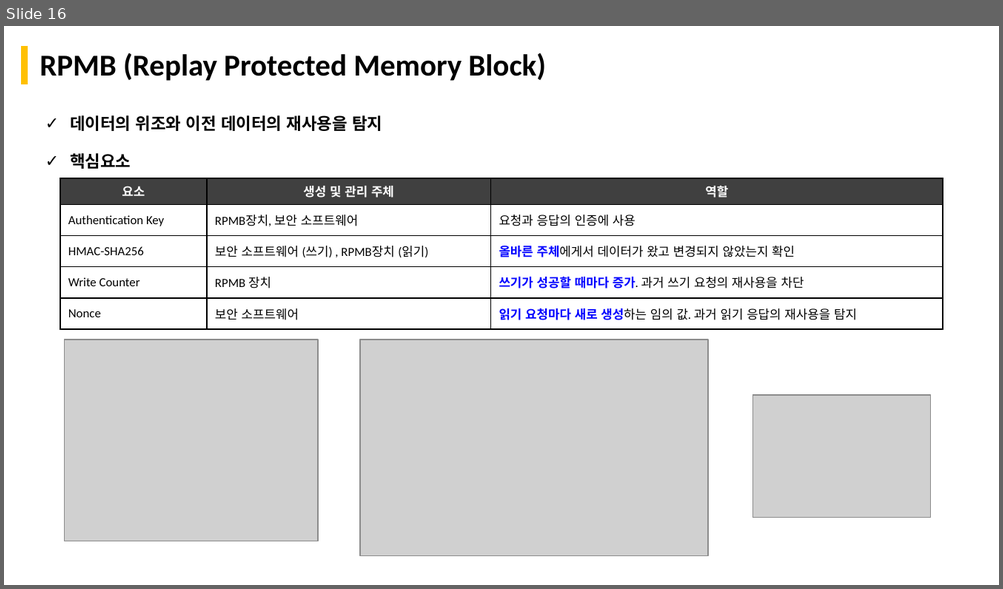
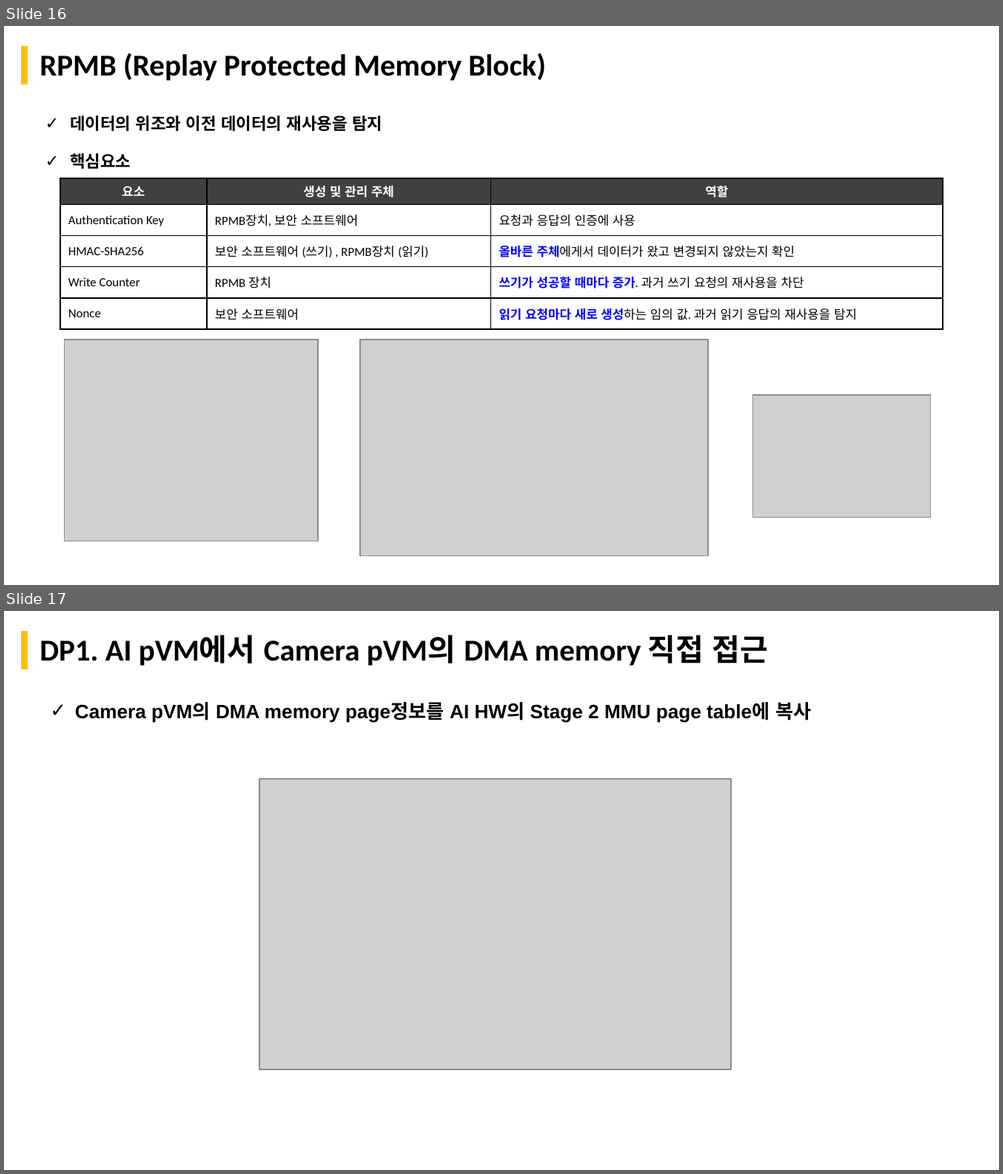
Before and after one commit to boram1288/test-p, a slide deck: ppt/SW_Architect_개인과제_appendix.pptx. Shown one above the other, each under a label of ours: slide 16 before the commit, slides 16 and 17 after it. The pictures are 1003x589 and 1003x1174 pixels, drawn with LibreOffice and Linux fonts; fonts in the diff are those of the drawing; grey boxes stand for pictures. Boxes give left, top, right and bottom in pixels: in the first picture for what was removed or moved away, otherwise in the second. Text is boxed around its words. In the diff, an @@ line names an element or a change of style, - is before the commit and + after.

```diff
--- a/ppt/SW_Architect_개인과제_appendix.pptx
+++ b/ppt/SW_Architect_개인과제_appendix.pptx
@@ slide 17 added at <box>4,611,999,1170</box>, background #FFFFFF; not listed: 1 template element that a slide beside it also shows @@
@@ title added at <box>40,635,768,666</box>, 22 pt, text #000000, bold @@
+DP1. AI pVM에서 Camera pVM의 DMA memory 직접 접근
@@ text added at <box>75,702,811,722</box>, 14 pt, text #000000, bold @@
+✓ Camera pVM의 DMA memory page정보를 AI HW의 Stage 2 MMU page table에 복사
@@ picture added at <box>259,779,731,1070</box> @@
```
Also in this commit, not shown: 1 other slide added, 1 slide removed, 1 other file.
